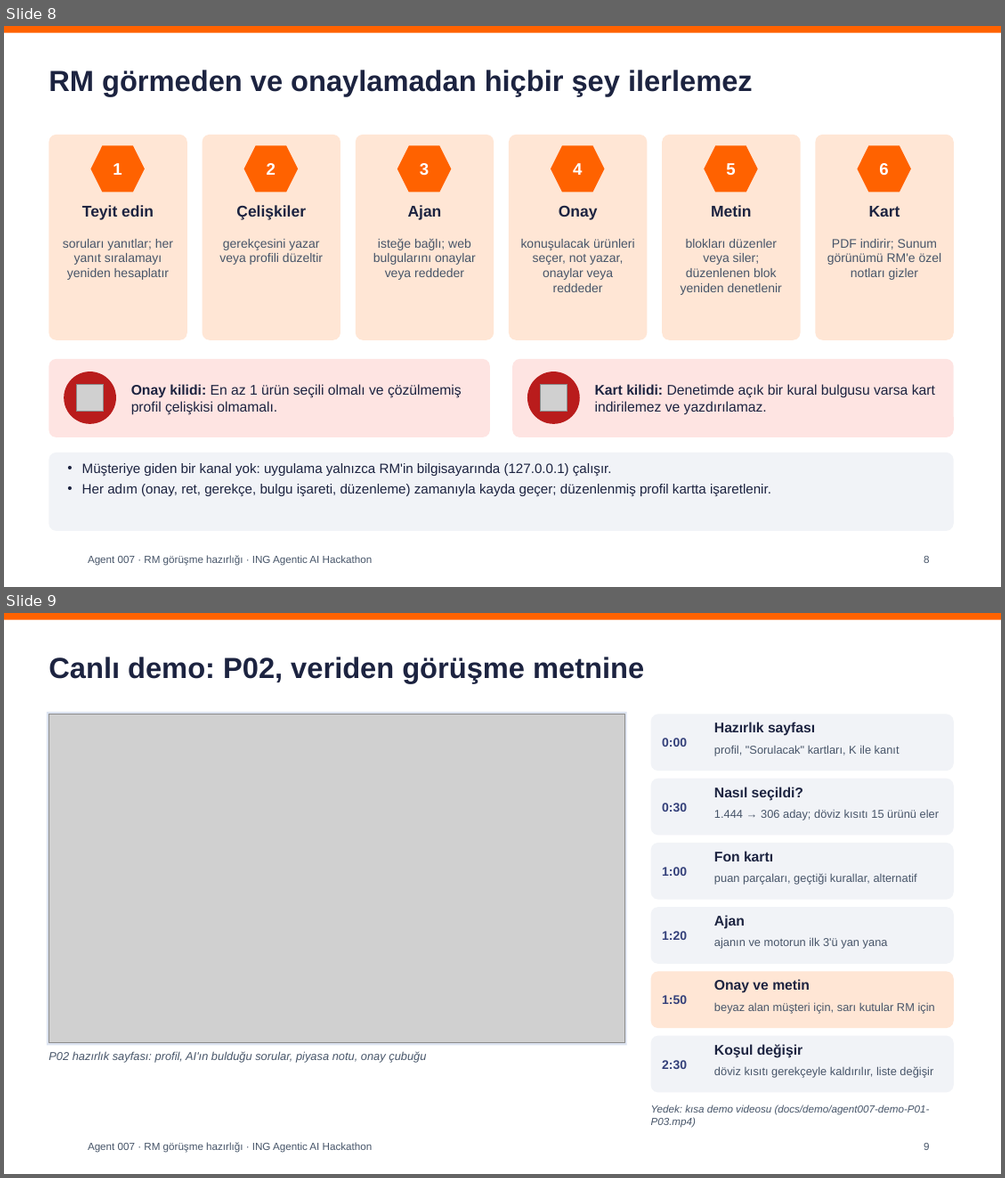
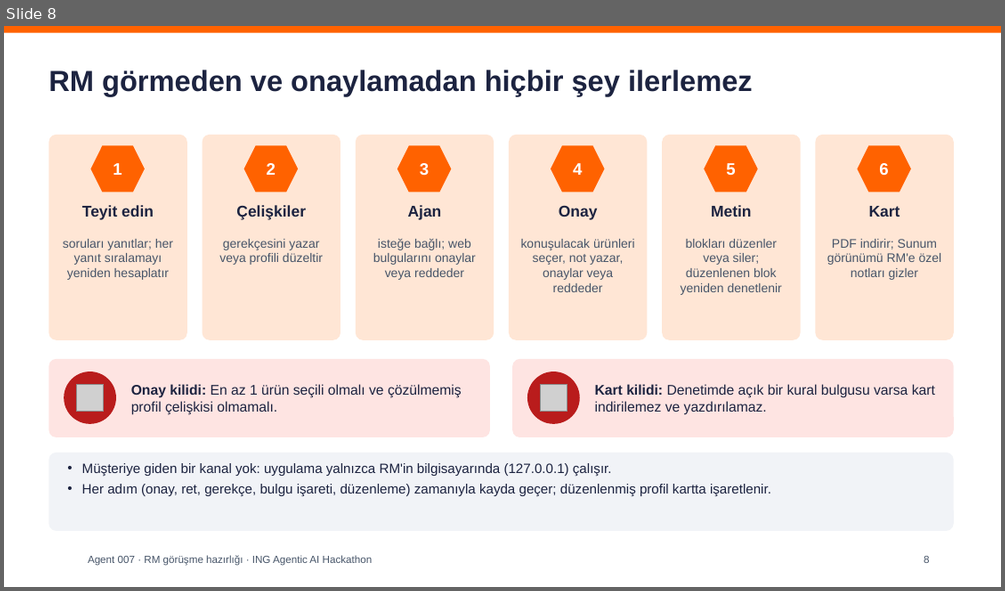
Before and after one commit to ArdahanDogru/ing-hackathon-rm-prep, a slide deck: docs/teslim/sunum/07-sunum.pptx. Shown one above the other, each under a label of ours: slides 8 and 9 before the commit, slide 8 after it. The pictures are 1005x1178 and 1005x591 pixels, drawn with LibreOffice and Linux fonts; fonts in the diff are those of the drawing; grey boxes stand for pictures; background and template pictures are left out. Boxes give left, top, right and bottom in pixels: in the first picture for what was removed or moved away, otherwise in the second. Text is boxed around its words. In the diff, an @@ line names an element or a change of style, - is before the commit and + after.

```diff
--- a/docs/teslim/sunum/07-sunum.pptx
+++ b/docs/teslim/sunum/07-sunum.pptx
@@ slide 9 removed at (x1=4, y1=613, x2=1001, y2=1174), background #FFFFFF; not listed: 2 template elements that a slide beside it also shows @@
@@ title removed at (x1=48, y1=657, x2=644, y2=683) @@
-Canlı demo: P02, veriden görüşme metnine
@@ rectangle removed at (x1=47, y1=712, x2=627, y2=1046) @@
@@ picture removed at (x1=48, y1=714, x2=624, y2=1043) @@
@@ rounded rectangle removed at (x1=651, y1=714, x2=954, y2=771) @@
@@ text removed at (x1=662, y1=738, x2=687, y2=747) @@
-0:00
@@ text removed at (x1=714, y1=722, x2=815, y2=736) @@
-Hazırlık sayfası
@@ text removed at (x1=714, y1=745, x2=899, y2=755) @@
-profil, "Sorulacak" kartları, K ile kanıt
@@ rounded rectangle removed at (x1=651, y1=779, x2=954, y2=835) @@
@@ text removed at (x1=714, y1=787, x2=803, y2=801) @@
-Nasıl seçildi?
@@ text removed at (x1=662, y1=803, x2=687, y2=811) @@
-0:30
@@ text removed at (x1=714, y1=809, x2=938, y2=820) @@
-1.444 → 306 aday; döviz kısıtı 15 ürünü eler
@@ rounded rectangle removed at (x1=651, y1=843, x2=954, y2=900) @@
@@ text removed at (x1=714, y1=851, x2=773, y2=861) @@
-Fon kartı
@@ text removed at (x1=662, y1=867, x2=687, y2=876) @@
-1:00
@@ text removed at (x1=714, y1=873, x2=917, y2=884) @@
-puan parçaları, geçtiği kurallar, alternatif
@@ rounded rectangle removed at (x1=651, y1=907, x2=954, y2=964) @@
@@ text removed at (x1=662, y1=931, x2=687, y2=940) @@
-1:20
@@ text removed at (x1=714, y1=915, x2=744, y2=929) @@
-Ajan
@@ text removed at (x1=714, y1=937, x2=888, y2=949) @@
-ajanın ve motorun ilk 3'ü yan yana
@@ rounded rectangle removed at (x1=651, y1=971, x2=954, y2=1028) @@
@@ text removed at (x1=714, y1=979, x2=809, y2=993) @@
-Onay ve metin
@@ text removed at (x1=662, y1=995, x2=687, y2=1004) @@
-1:50
@@ text removed at (x1=714, y1=1002, x2=935, y2=1013) @@
-beyaz alan müşteri için, sarı kutular RM için
@@ rounded rectangle removed at (x1=651, y1=1036, x2=954, y2=1093) @@
@@ text removed at (x1=48, y1=1051, x2=426, y2=1062) @@
-P02 hazırlık sayfası: profil, AI'ın bulduğu sorular, piyasa notu, onay çubuğu
@@ text removed at (x1=662, y1=1060, x2=687, y2=1069) @@
-2:30
@@ text removed at (x1=714, y1=1044, x2=802, y2=1058) @@
-Koşul değişir
@@ text removed at (x1=714, y1=1066, x2=933, y2=1078) @@
-döviz kısıtı gerekçeyle kaldırılır, liste değişir
@@ text removed at (x1=651, y1=1104, x2=930, y2=1127) @@
-Yedek: kısa demo videosu (docs/demo/agent007-demo-P01-P03.mp4)
@@ page number removed at (x1=923, y1=1143, x2=929, y2=1150) @@
-9
```
Also in this commit, not shown: 1 slide added, 7 other files.
